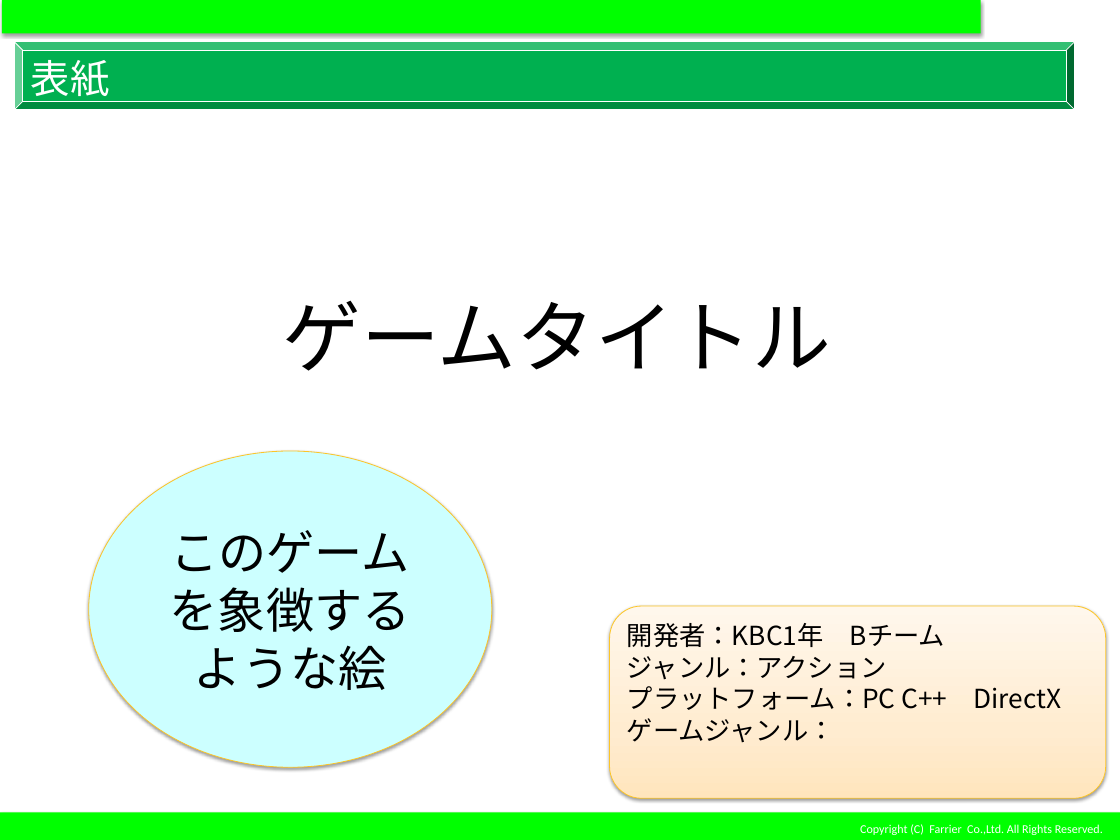
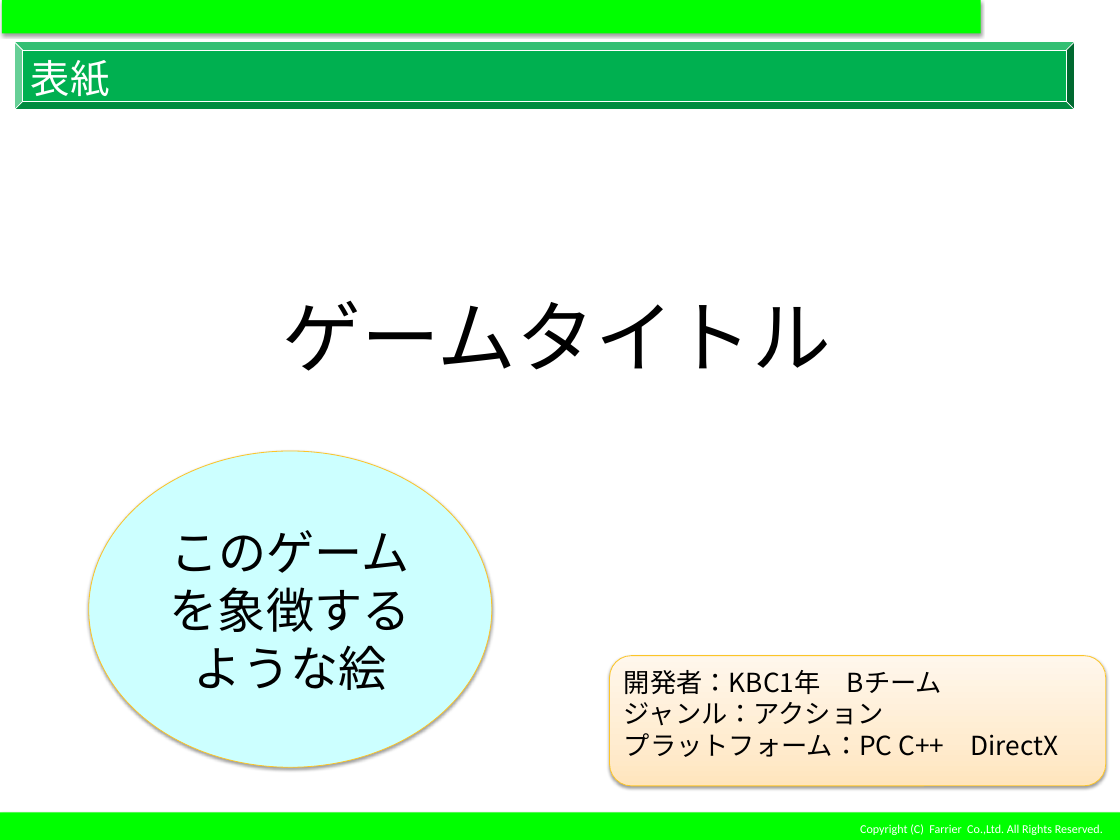
Before and after one commit to kataoka1002/KSM3, a slide deck: slide 6 of つくろう企画書230204.pptx. Drawn at 1120x840 pixels with LibreOffice and Linux fonts; fonts in the diff are those of the drawing; background and template pictures are left out. Boxes give left, top, right and bottom in pixels: in the first picture for what was removed or moved away, otherwise in the second. Text is boxed around its words. In the diff, an @@ line names an element or a change of style, - is before the commit and + after.

```diff
--- a/つくろう企画書230204.pptx
+++ b/つくろう企画書230204.pptx
@@ rounded rectangle "開発者：KBC1年 Bチーム": place and size @@
-rounded rectangle "開発者：KBC1年 Bチーム" at <box>610,606,1106,799</box>
+rounded rectangle "開発者：KBC1年 Bチーム" at <box>610,656,1106,786</box>
@@ text in rounded rectangle at <box>627,718,835,743</box>: paragraph removed @@
-ゲームジャンル：
```
Also in this commit, not shown: 2 other slides changed.
